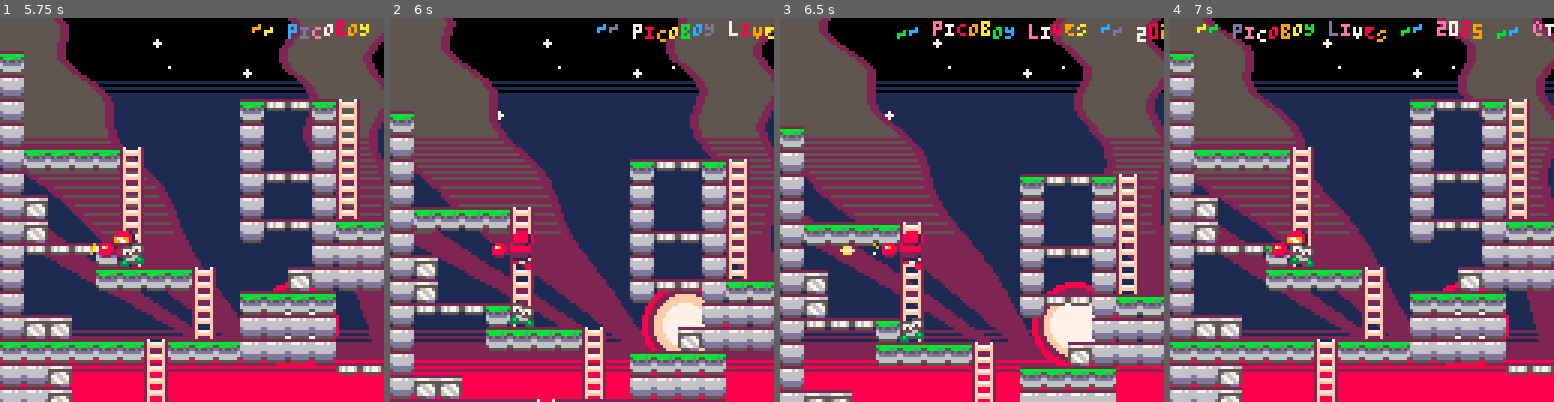
Above: before the commit, frames 1-4 (left to right).
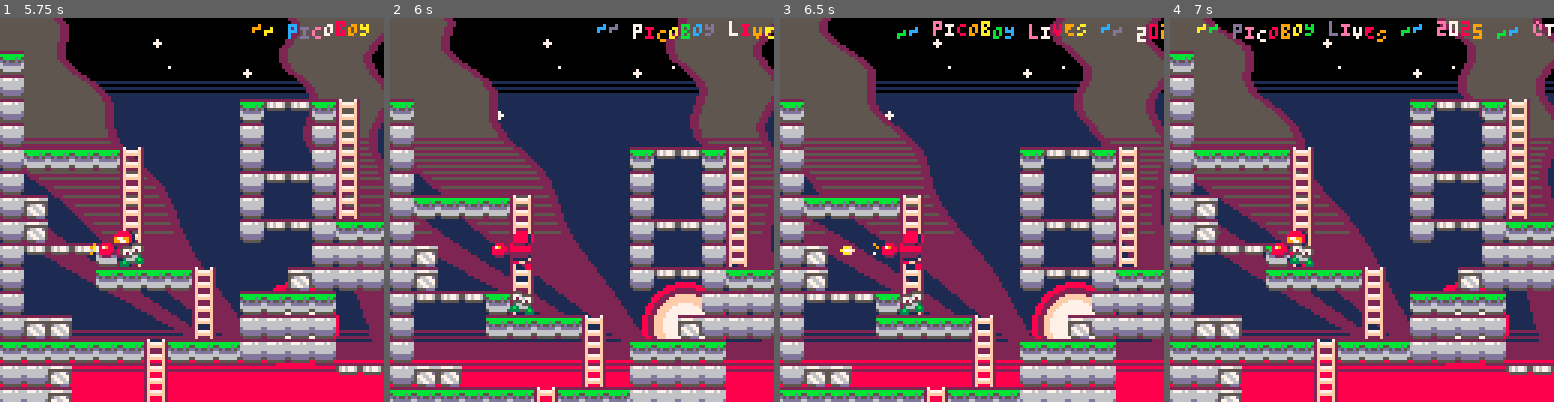
Above: after the commit, the same moments.

Repository: whckmstrjck/picoboy
Game: PICO-8 cartridge picoboy.p8
Same seed, same stepped clock (60 frames per second), same inputs: the game is played once before the commit and once after it.
Inputs:
- Up to frame 1 (5.75 s): tap O (Z key) at 0.33, 0.7, 1.43, 2.22, 3.1, 3.98, 4.87 s; tap X (X key) at 1.07, 2.07, 2.4, 2.73, 3.07, 3.4, 3.73, 4.07, 4.4, 4.73, 5.07, 5.4, 5.73 s; hold Left 1.97-2.37 s; hold Down 2.42-2.82 s; hold Right 2.87-3.53 s; hold Up 3.58-4.08 s; hold Right 4.13-4.53 s; hold Down 4.58-5.08 s; hold Left from 5.13 s (still down)
- Up to frame 2 (6 s): tap O (Z key) at 5.75 s; release Left at 5.8 s; hold Up from 5.85 s (still down)
- Up to frame 3 (6.5 s): tap X (X key) at 6.07, 6.4 s; release Up at 6.18 s; hold Left from 6.23 s (still down)
- Up to frame 4 (7 s): release Left at 6.63 s; tap O (Z key) at 6.63 s; hold Down from 6.68 s (still down); tap X (X key) at 6.73 s

Frame 1 is identical in both runs. In frame 2, 28% of the frame differs, in the area x 0-100%, y 21-100%; in frame 3, 28%; in frame 4, nothing differs.

Commit message:
Improves climbing animation and shooting from ladders

Diff:
--- a/lua/classes/player.lua
+++ b/lua/classes/player.lua
@@ -52,10 +52,12 @@
         return
       end
 
-      if btn(⬆️) then
-        y -= climbing_speed
-      elseif btn(⬇️) then
-        y += climbing_speed
+      if shooting == 0 then
+        if btn(⬆️) then
+          y -= climbing_speed
+        elseif btn(⬇️) then
+          y += climbing_speed
+        end
       end
 
       if not fget(mget((x + width / 2) / 8, (y + height) / 8), 3) then
@@ -217,10 +219,16 @@
   end,
   draw_climbing = function(_ENV)
     local spr_id = 34
+    local climbing_flipped = y / 20 % 1 < 0.5
+
+    if shooting > 0 then
+      climbing_flipped = flipped
+    end
+
     draw_spr(
       _ENV, spr_id, {
         offset_key = 'climbing',
-        flipped = time() * 2 % 1 < 0.5
+        flipped = climbing_flipped
       }
     )
   end,
